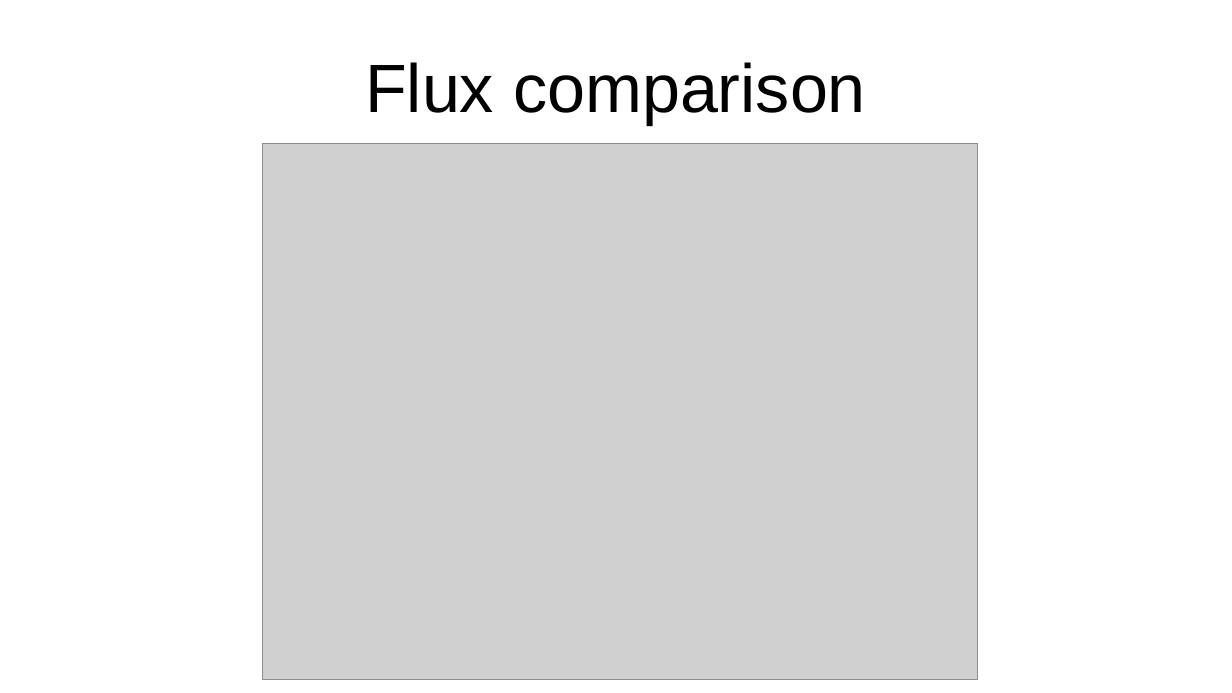
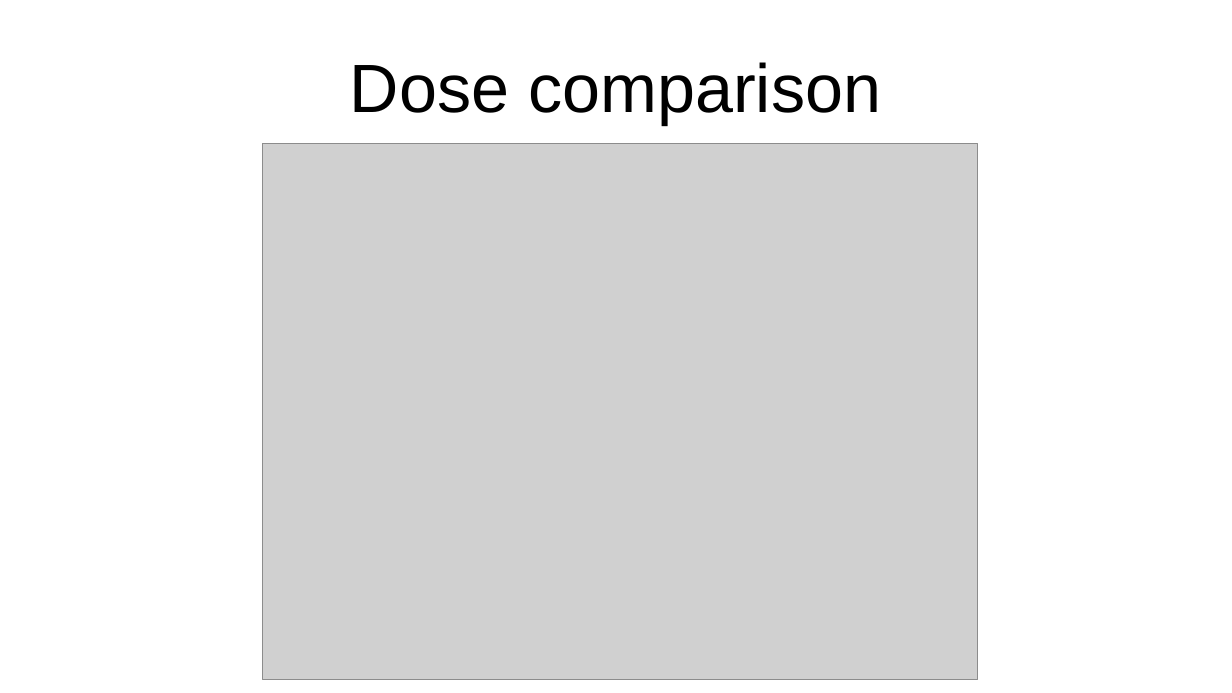
Before and after one commit to edimuratov/Radmon-data, a slide deck: slide 11 of presentation.odp (slide 9 before the commit). Drawn at 1232x693 pixels with LibreOffice and Linux fonts; fonts in the diff are those of the drawing; grey boxes stand for pictures. Boxes give left, top, right and bottom in pixels: in the first picture for what was removed or moved away, otherwise in the second. Text is boxed around its words. In the diff, an @@ line names an element or a change of style, - is before the commit and + after.

```diff
--- a/presentation.odp
+++ b/presentation.odp
@@ title at [350, 62, 881, 125]: text changed @@
-Flux comparison
+Dose comparison
```
Also in this commit, not shown: 44 other files.
